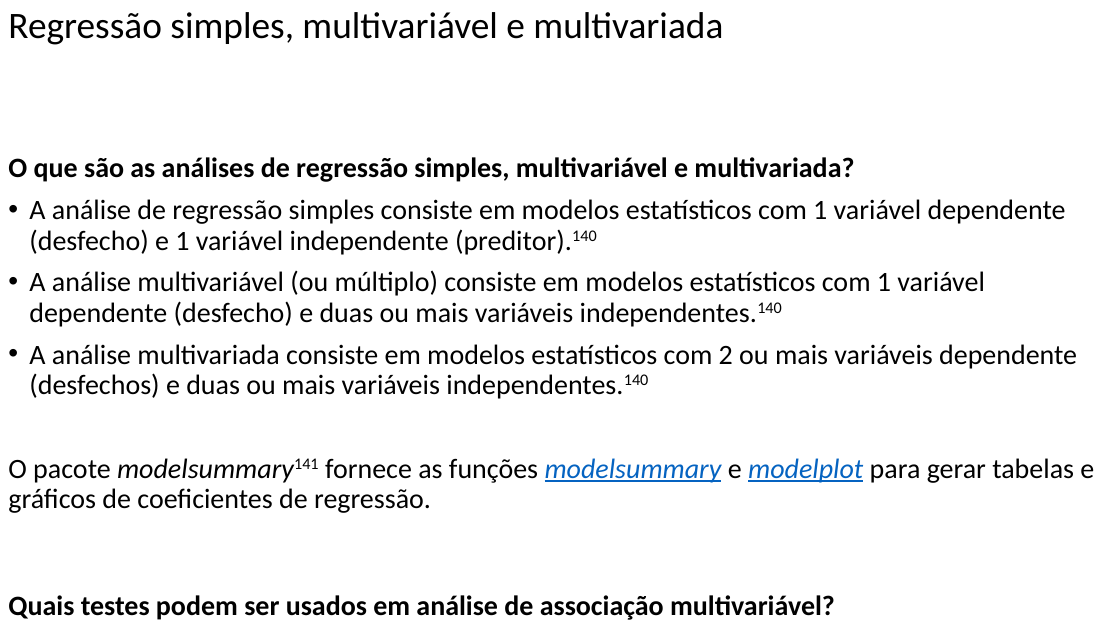
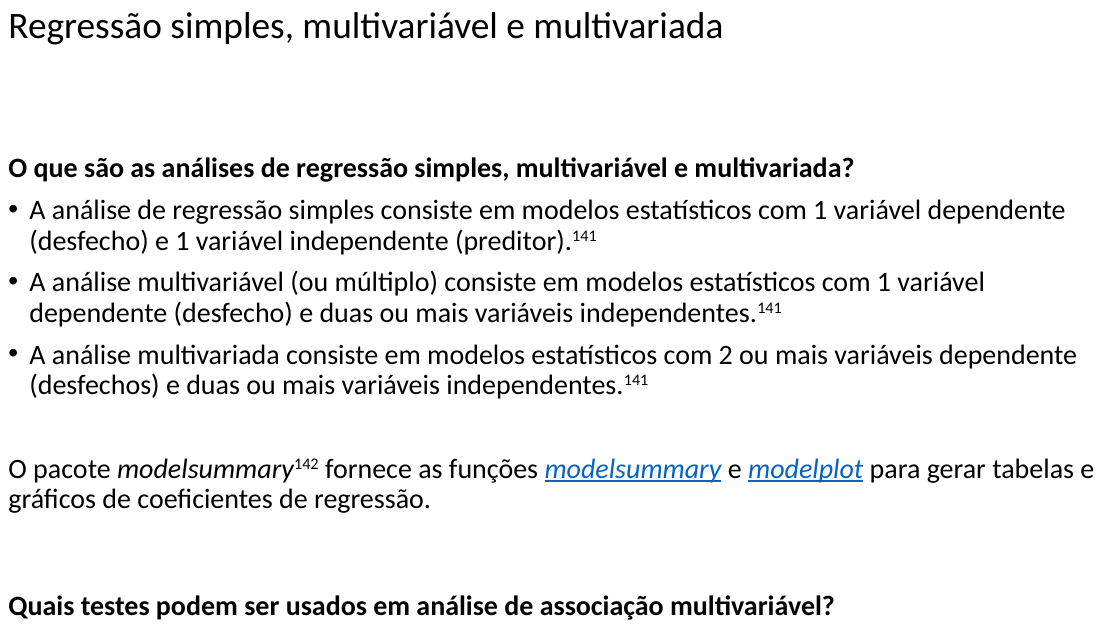
Before and after one commit to FerreiraAS/Ciencia-com-R, a slide deck: slide 113 of docs/Ciencia-com-R.pptx. Drawn at 1120x630 pixels with LibreOffice and Linux fonts; fonts in the diff are those of the drawing. Boxes give left, top, right and bottom in pixels: in the first picture for what was removed or moved away, otherwise in the second. Text is boxed around its words. In the diff, an @@ line names an element or a change of style, - is before the commit and + after.

```diff
--- a/docs/Ciencia-com-R.pptx
+++ b/docs/Ciencia-com-R.pptx
@@ text at [8, 199, 1094, 513]: text changed @@
-• A análise de regressão simples consiste em modelos estatísticos com 1 variável dependente (desfecho) e 1 variável independente (preditor).140
-• A análise multivariável (ou múltiplo) consiste em modelos estatísticos com 1 variável dependente (desfecho) e duas ou mais variáveis independentes.140
-• A análise multivariada consiste em modelos estatísticos com 2 ou mais variáveis dependente (desfechos) e duas ou mais variáveis independentes.140
-O pacote modelsummary141 fornece as funções modelsummary e modelplot para gerar tabelas e gráficos de coeficientes de regressão.
+• A análise de regressão simples consiste em modelos estatísticos com 1 variável dependente (desfecho) e 1 variável independente (preditor).141
+• A análise multivariável (ou múltiplo) consiste em modelos estatísticos com 1 variável dependente (desfecho) e duas ou mais variáveis independentes.141
+• A análise multivariada consiste em modelos estatísticos com 2 ou mais variáveis dependente (desfechos) e duas ou mais variáveis independentes.141
+O pacote modelsummary142 fornece as funções modelsummary e modelplot para gerar tabelas e gráficos de coeficientes de regressão.
```
Also in this commit, not shown: 62 other slides changed, 37 other files.
